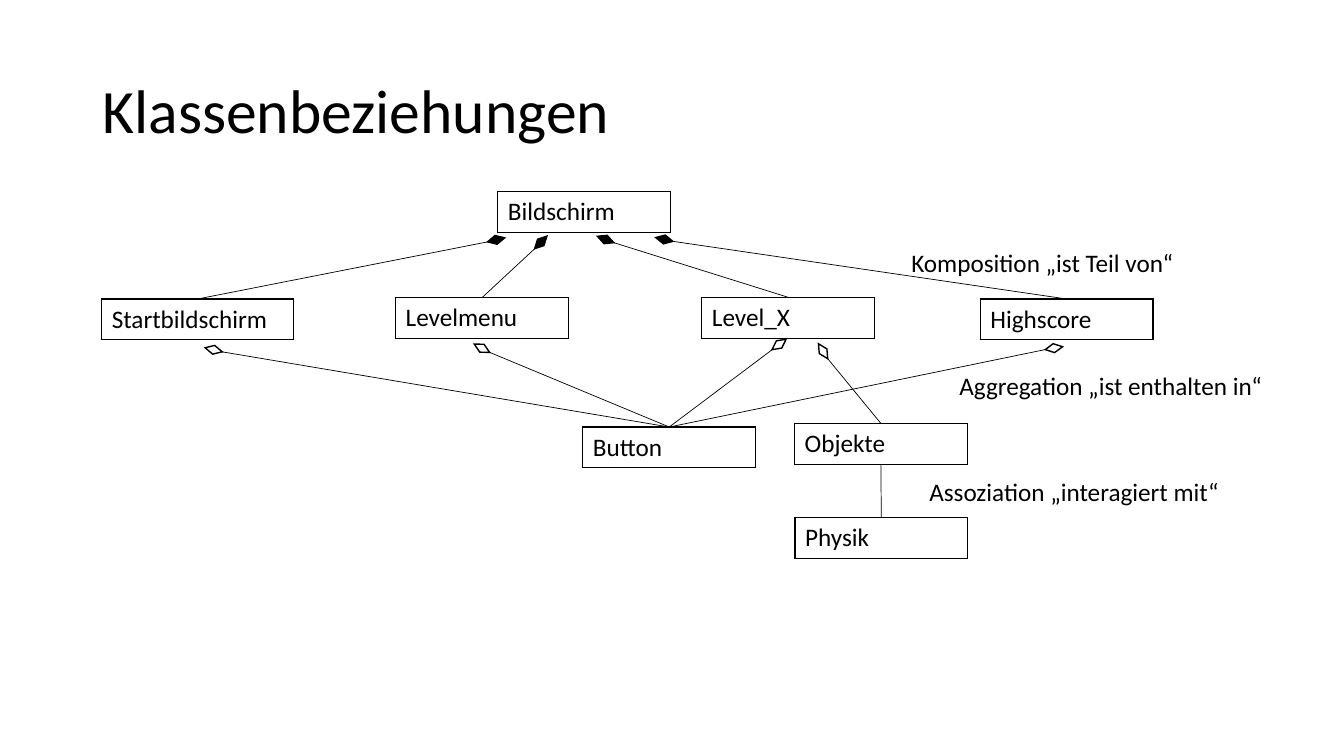
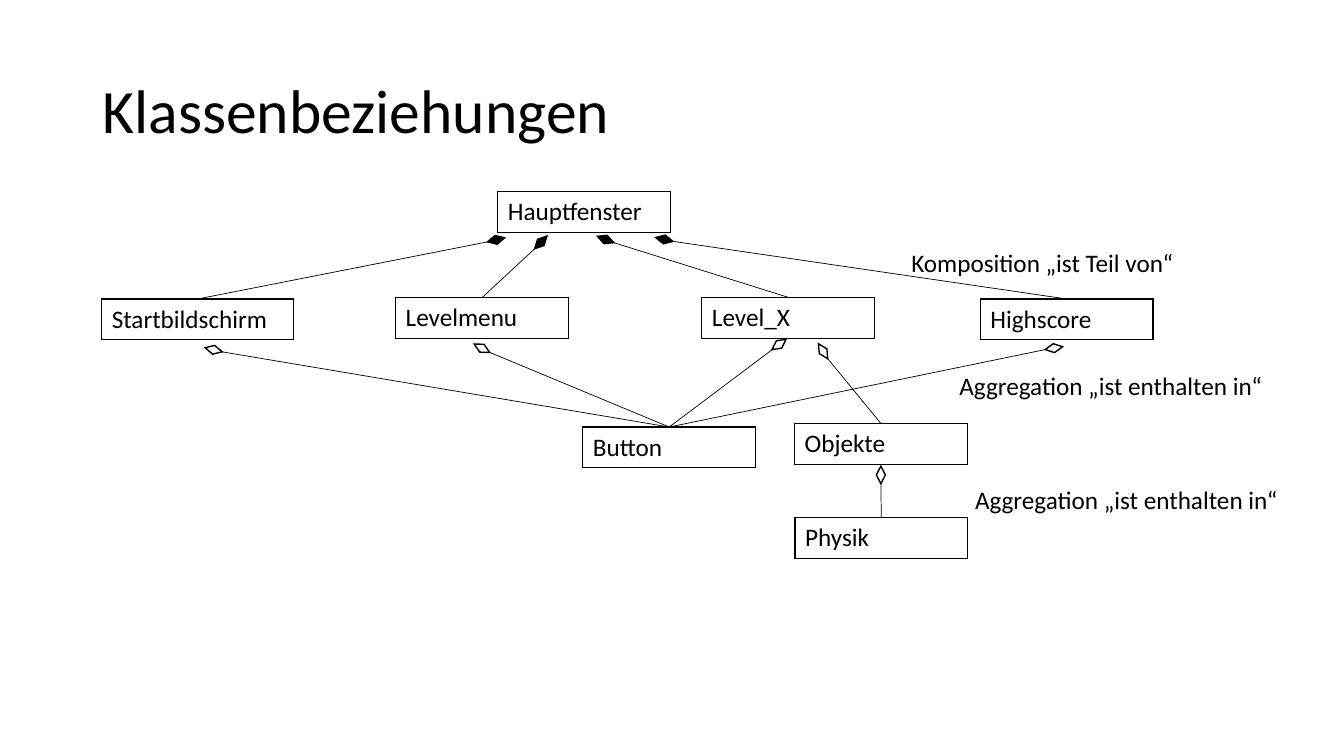
Before and after one commit to jonnyyx/Hole-in-One, a slide deck: slide 5 of BallFall.pptx (slide 4 before the commit). Drawn at 1344x756 pixels with LibreOffice and Linux fonts; fonts in the diff are those of the drawing. Boxes give left, top, right and bottom in pixels: in the first picture for what was removed or moved away, otherwise in the second. Text is boxed around its words. In the diff, an @@ line names an element or a change of style, - is before the commit and + after.

```diff
--- a/BallFall.pptx
+++ b/BallFall.pptx
@@ table at (498,192,670,233) @@
-row 1, column 1: Bildschirm
+row 1, column 1: Hauptfenster
@@ diamond added at (876,467,885,484), fill #FFFFFF, outline #000000 1 pt @@
@@ line moved from (881, 465) - (881, 518) to (881, 484) - (881, 518) @@
@@ text removed at (929,483,1219,506) @@
-Assoziation „interagiert mit“
@@ text added at (975,491,1277,514), 18 pt, text #000000 @@
+Aggregation „ist enthalten in“
```
Also in this commit, not shown: 5 other slides changed, 4 slides added.
